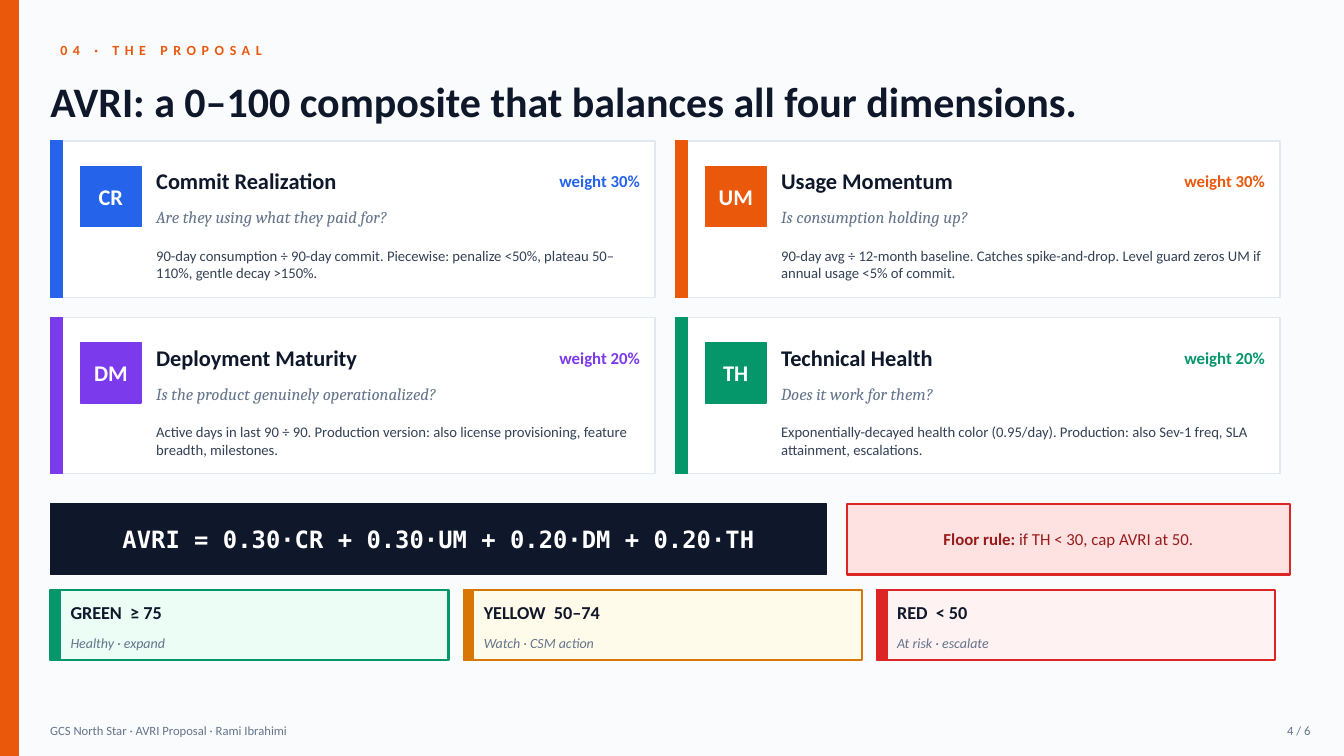
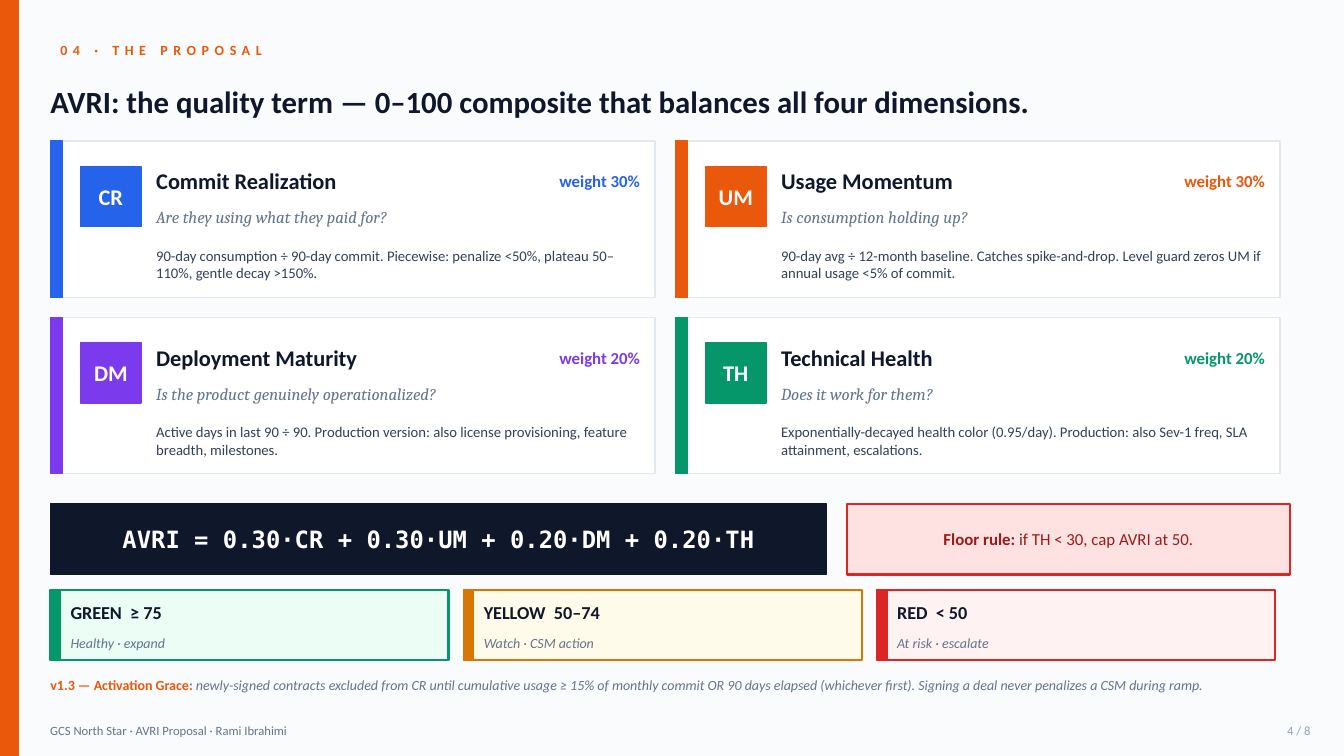
Before and after one commit to Averroes90/GCS-North-Star-Metric-, a slide deck: slide 4 of AVRI_Deck.pptx. Drawn at 1344x756 pixels with LibreOffice and Linux fonts; fonts in the diff are those of the drawing. Boxes give left, top, right and bottom in pixels: in the first picture for what was removed or moved away, otherwise in the second. Text is boxed around its words. In the diff, an @@ line names an element or a change of style, - is before the commit and + after.

```diff
--- a/AVRI_Deck.pptx
+++ b/AVRI_Deck.pptx
@@ text at (x1=50, y1=91, x2=1028, y2=118): text changed; size 30 to 22 pt @@
-AVRI: a 0–100 composite that balances all four dimensions.
+AVRI: the quality term — 0–100 composite that balances all four dimensions.
@@ text added at (x1=50, y1=680, x2=1203, y2=693), 10 pt, text #64748B, italic @@
+v1.3 — Activation Grace: newly-signed contracts excluded from CR until cumulative usage ≥ 15% of monthly commit OR 90 days elapsed (whichever first). Signing a deal never penalizes a CSM during ramp.
@@ text at (x1=1287, y1=726, x2=1310, y2=735): text changed; text colour #64748B to #94A3B8 @@
-4 / 6
+4 / 8
```
Also in this commit, not shown: 4 other slides changed, 2 slides added, 39 other files.
